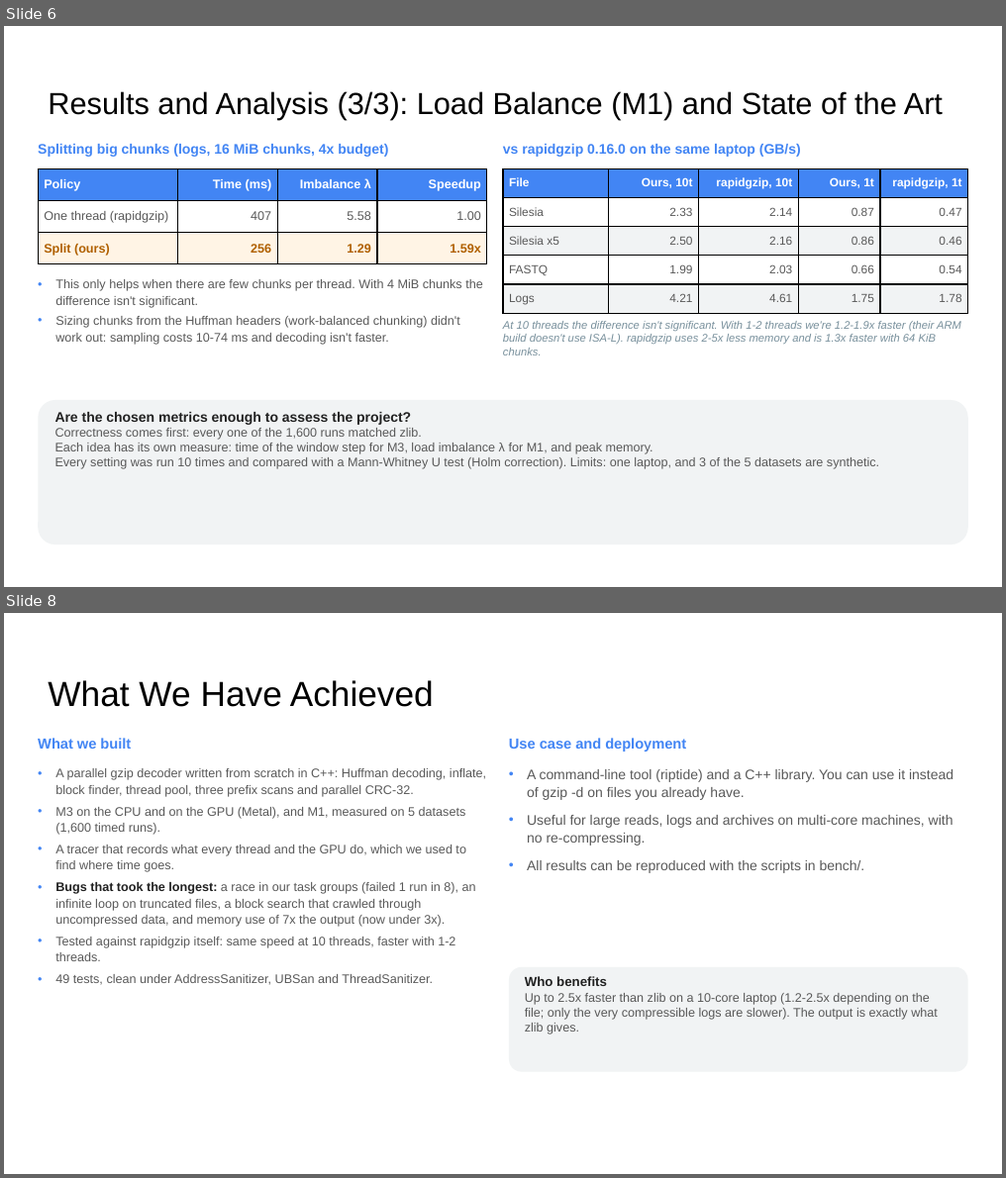
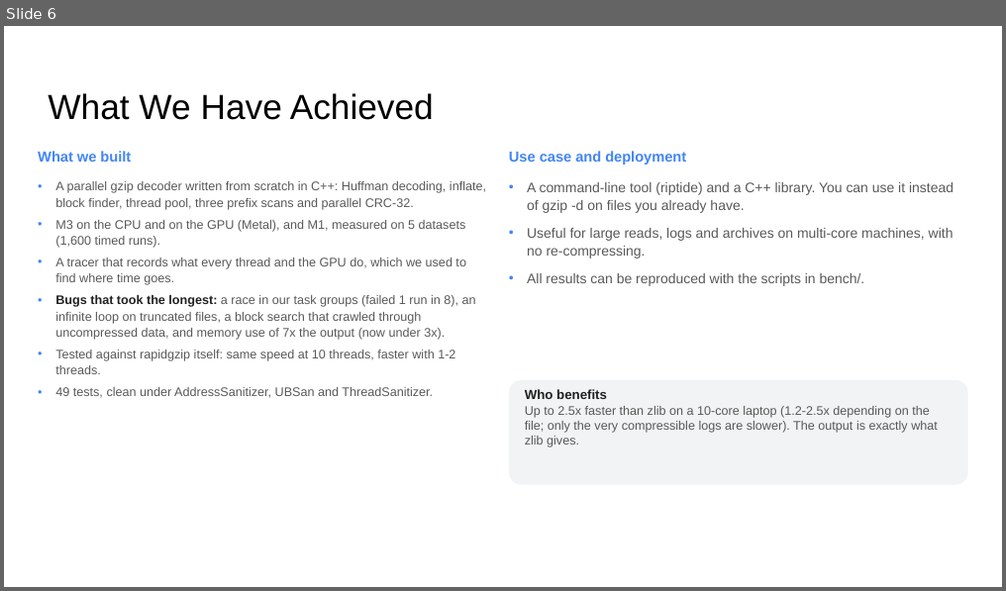
Before and after one commit to DarkDS13/riptide, a slide deck: docs/final/riptide_final_presentation.pptx. Shown one above the other, each under a label of ours: slides 6 and 8 before the commit, slide 6 after it; the slides between them are not shown. The pictures are 1006x1178 and 1006x591 pixels, drawn with LibreOffice and Linux fonts; fonts in the diff are those of the drawing. Boxes give left, top, right and bottom in pixels: in the first picture for what was removed or moved away, otherwise in the second. Text is boxed around its words. In the diff, an @@ line names an element or a change of style, - is before the commit and + after.

Commit message:
Cut the final deck to seven slides
The course allows at most seven slides. The terminal demo slide is gone,
and the first and third results slides are merged into one: throughput
against threads, the correctness and speed figures, the rapidgzip
comparison and the M1 result. The window-step slide (M3 on CPU and GPU)
is unchanged. The demo screenshots are no longer used and are removed.

```diff
--- a/docs/final/riptide_final_presentation.pptx
+++ b/docs/final/riptide_final_presentation.pptx
@@ slide 6 removed at box(4, 26, 1002, 587), background #FFFFFF @@
@@ title removed at box(48, 91, 943, 120) @@
-Results and Analysis (3/3): Load Balance (M1) and State of the Art
@@ text removed at box(38, 144, 388, 157) @@
-Splitting big chunks (logs, 16 MiB chunks, 4x budget)
@@ text removed at box(503, 144, 801, 157) @@
-vs rapidgzip 0.16.0 on the same laptop (GB/s)
@@ table removed at box(38, 169, 487, 265), 3 rows, 4 columns @@
-Policy | Time (ms) | Imbalance λ | Speedup
-One thread (rapidgzip) | 407 | 5.58 | 1.00
-Split (ours) | 256 | 1.29 | 1.59x
@@ table removed at box(503, 169, 968, 313), 5 rows, 5 columns @@
-File | Ours, 10t | rapidgzip, 10t | Ours, 1t | rapidgzip, 1t
-Silesia | 2.33 | 2.14 | 0.87 | 0.47
-Silesia x5 | 2.50 | 2.16 | 0.86 | 0.46
-FASTQ | 1.99 | 2.03 | 0.66 | 0.54
-Logs | 4.21 | 4.61 | 1.75 | 1.78
@@ text removed at box(55, 279, 483, 345) @@
-• This only helps when there are few chunks per thread. With 4 MiB chunks the difference isn't significant.
-• Sizing chunks from the Huffman headers (work-balanced chunking) didn't work out: sampling costs 10-74 ms and decoding isn't faster.
@@ text removed at box(503, 321, 961, 356) @@
-At 10 threads the difference isn't significant. With 1-2 threads we're 1.2-1.9x faster (their ARM build doesn't use ISA-L). rapidgzip uses 2-5x less memory and is 1.3x faster with 64 KiB chunks.
@@ rounded rectangle removed at box(38, 400, 968, 545) @@
-Are the chosen metrics enough to assess the project?
-Correctness comes first: every one of the 1,600 runs matched zlib.
-Each idea has its own measure: time of the window step for M3, load imbalance λ for M1, and peak memory.
-Every setting was run 10 times and compared with a Mann-Whitney U test (Holm correction). Limits: one laptop, and 3 of the 5 datasets are synthetic.
@@ what was slide 8 is now slide 6 @@
```
Also in this commit, not shown: 2 slides changed, 1 other slide removed, 3 other files.
